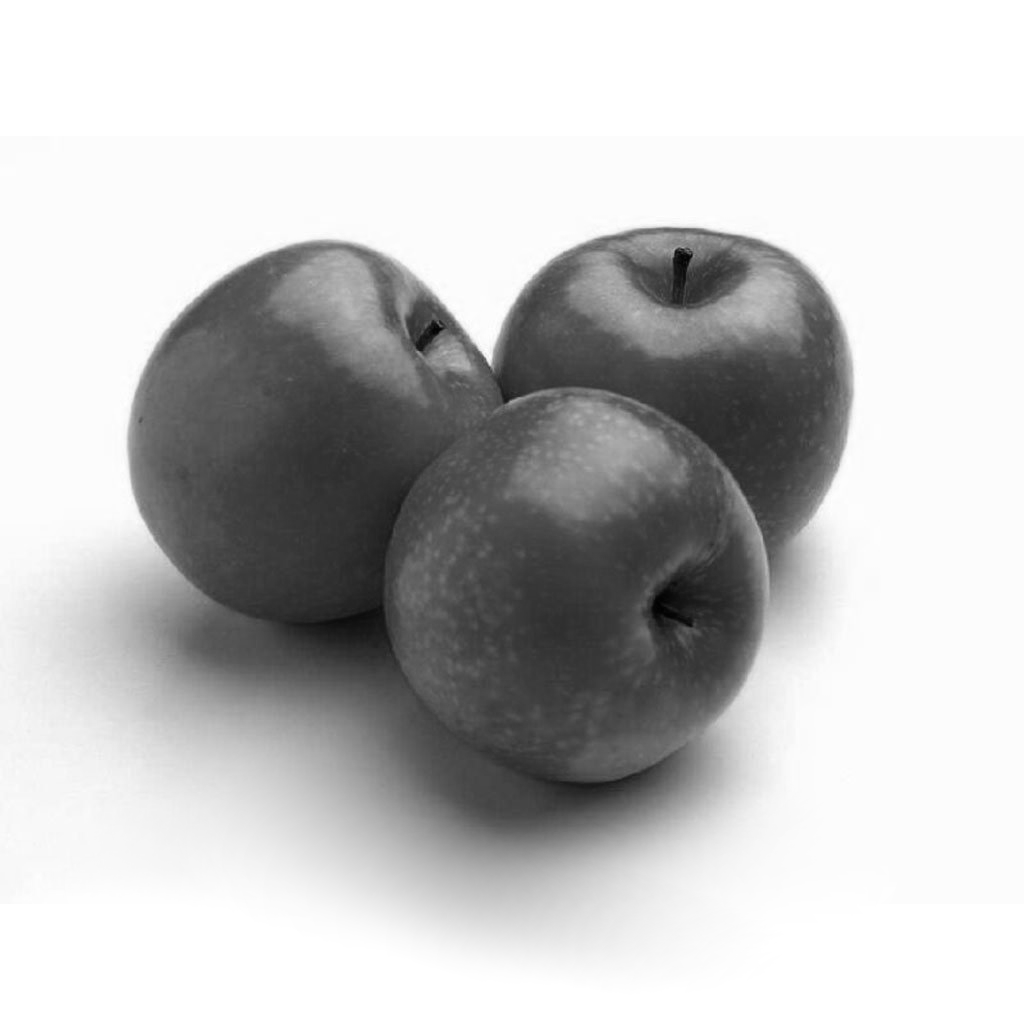
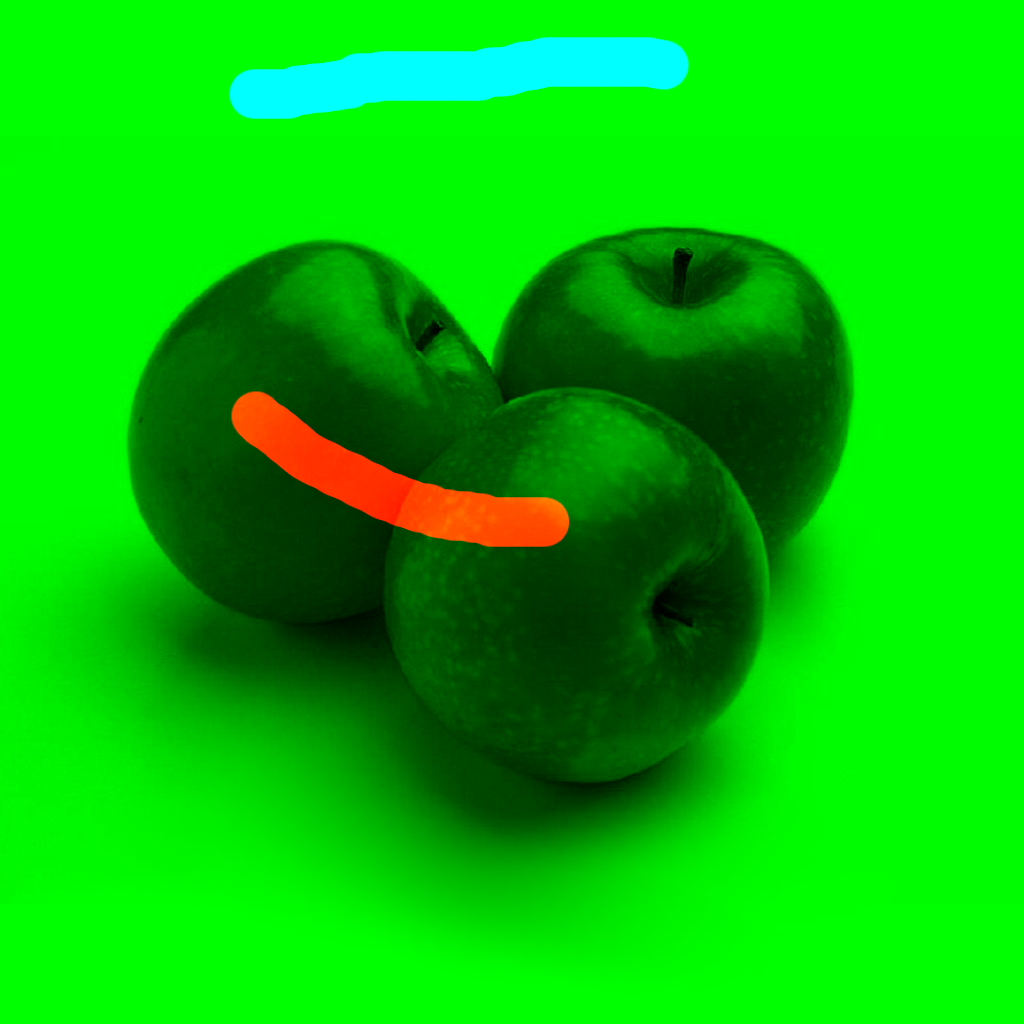
Before/after of a w=1024, h=1024 layered artwork. What changed in the layer stack:
added layer "FG" (addition) above "Layer" over [231, 391, 570, 554]
"Layer": blend normal → addition, painted on it over [0, 0, 1024, 1024]
added layer "BG" above "black" over [229, 37, 689, 119]
added layer "black" over [0, 0, 1024, 1024]
